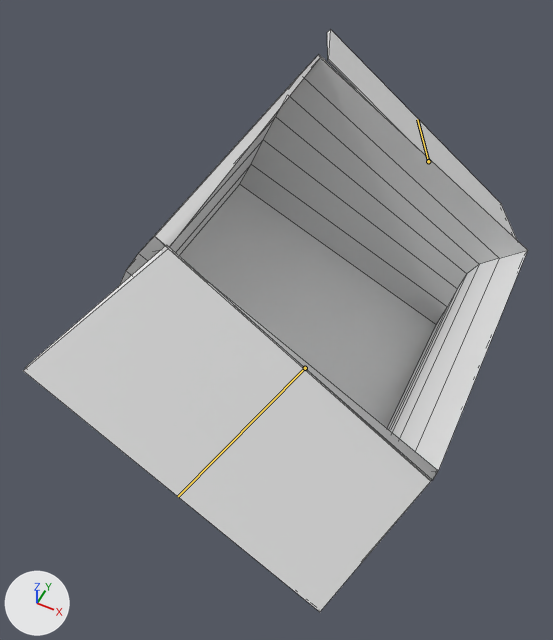
What one commit did to the FBX model Assets/Models/Cat&Box/Box_A.fbx.
Camera for both pictures: a camera (50 mm lens) standing at (4.83, -3.3, 4.56) and looking at (3.32, -0.28, 0.78). Arrows for +X, +Y and +Z are at lower left; the lights stay in place. Both versions are drawn at frame 37 of the action 'Box_ArmatureCups.001|Box_Saw'; the numbers are the values there. The bones that change are drawn over the model as lines. Mesh edges are drawn as thin lines.
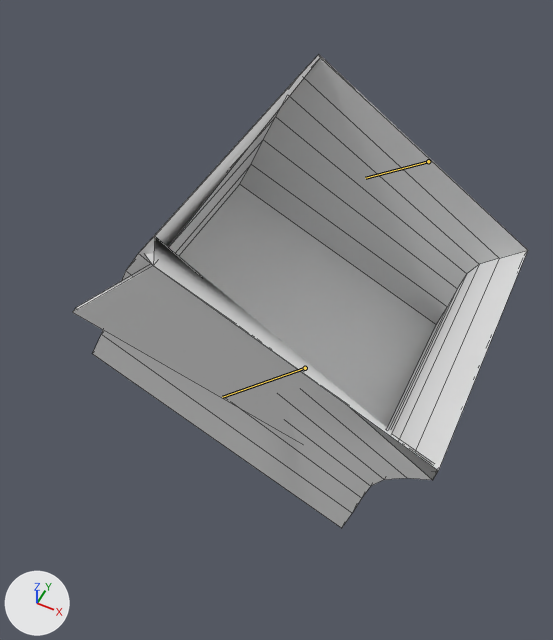
Pixel boxes [x1, y1, x2, y2] of what changed, in the pictures (553 x 640 px):
'Cube.017', posed (10% narrower, 15% shorter)
    before: [23, 55, 528, 612]
    after: [73, 55, 528, 528]
'Cube.018', no longer drawn
    before: [327, 29, 517, 240]
bone 'Top.004', root to tip
    before: (428, 161) to (417, 119)
    after: (428, 161) to (365, 178)
bone 'Top.003', root to tip
    before: (305, 368) to (178, 496)
    after: (305, 368) to (222, 397)

The edits, one by one:
Bone 'Top.004' (bone_top_004) turns from (49, -61, 104) to (47, -28, 76) degrees about its own x, y and z.
Bone 'Top.003' (bone_top_003) turns from (69, 68, -89) to (55, 25, -68) degrees about its own x, y and z.
